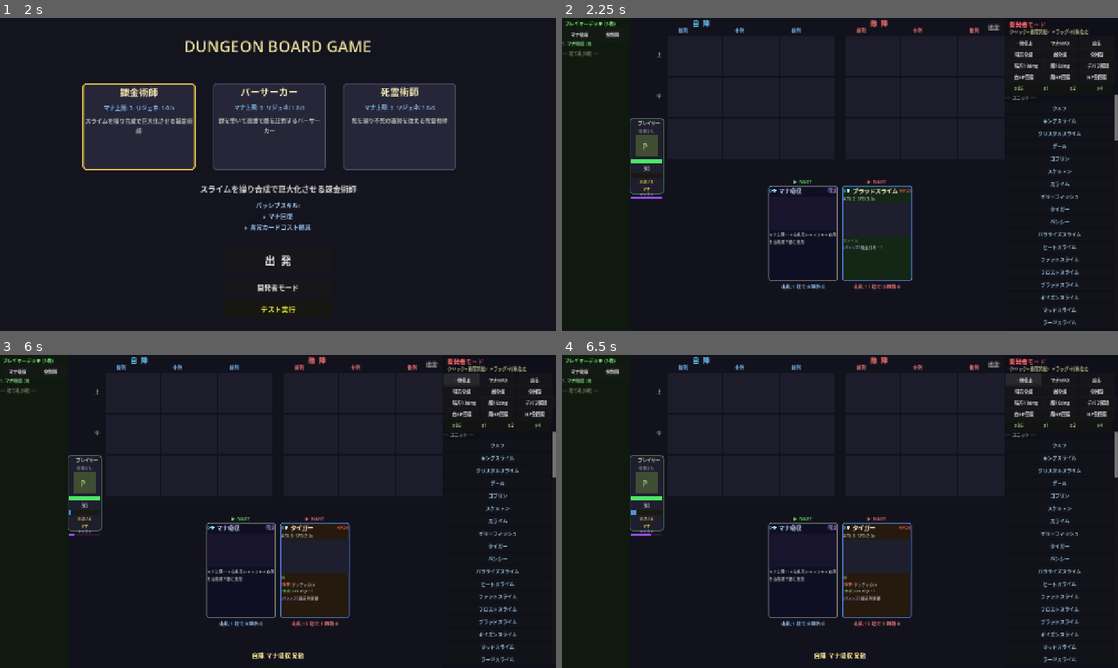
Above: before the commit, frames 1-4 (two rows, left to right).
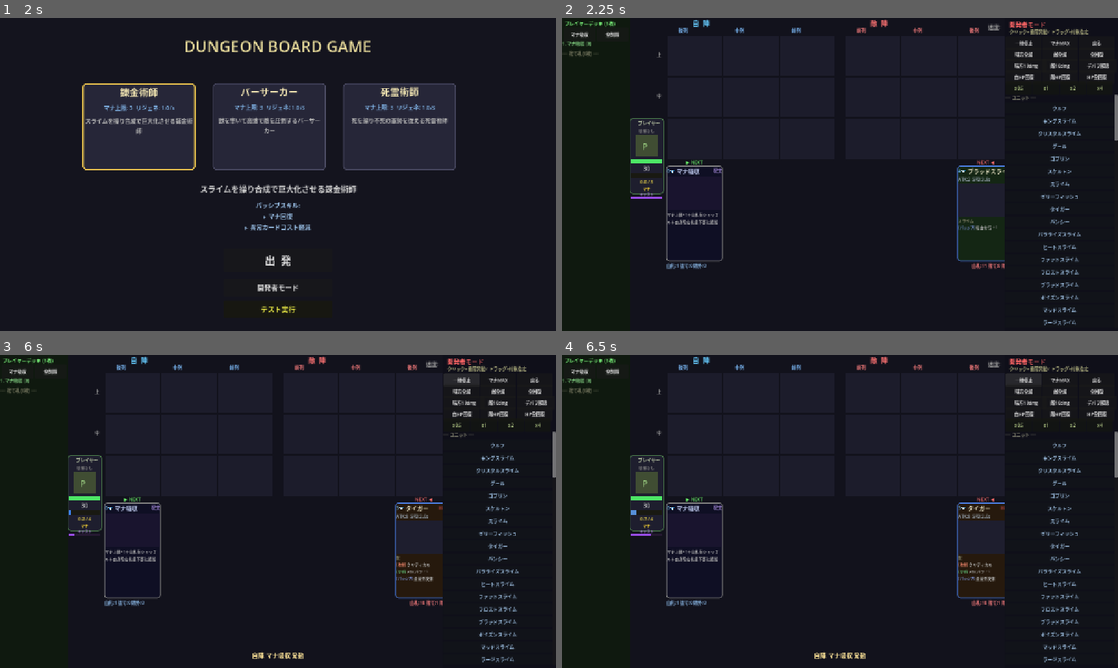
Above: after the commit, the same moments.

Repository: kazumak334-create/dungeon-board-game
Game: Godot game, scene res://scenes/Title.tscn
The game is run twice, just before and just after one commit, with the same random seed, the same clock (stepped at 60 frames per second) and the same inputs.
Inputs:
- Up to frame 1 (2 s): click "出 発" at 0.5 s; click "← 戻る" at 1.25 s
- Up to frame 2 (2.25 s): click "開発者モード" at 2 s
- Up to frame 3 (6 s): click "x1" at 2.75 s; click "x2" at 3.5 s; click "x4" at 4.25 s; click "⏸ 一時停止" at 5 s; click "一時停止" at 5.75 s
- Up to frame 4 (6.5 s): no input

Frame 1 is identical in both runs. In frame 2, 2.5% of the frame differs, in the area x 18-80%, y 45-87%; in frame 3, 2.6%; in frame 4, 2.6%.

Commit message:
fix: キューカードを盤面後列X座標に揃える+カード幅をCELL_Wに統一
- 自キュー左端 = 自陣後列左端（垂直に揃う）
- 敵キュー右端 = 敵陣後列右端（垂直に揃う）
- カード幅を160px固定→CELL_W(130px)に変更
- デッキ情報ラベルをキュー3枚分の幅に拡張
- テスト1775件全パス

Co-Authored-By: Claude Opus 4.6 (1M context) <noreply@anthropic.com>

Diff:
--- a/scripts/GameUIQueue.gd
+++ b/scripts/GameUIQueue.gd
@@ -113,73 +113,70 @@
 	_build_card_queue_ui()
 
 func _build_card_queue_ui() -> void:
-	# ④ 左右完全ミラー配置
-	# ⑥ 1stカード上部に「▶ NEXT」ラベル
-	# 山札/捨て/除外をカード下部に表示（独立パネル廃止）
-	var queue_y: int = main.BOARD_TOP + 3 * main.CELL_H + 20 + 40
-	var card_w: float = 160.0
+	# キュー3枚を盤面後列のX座標に揃える
+	var cell_w: float = main.CELL_W
+	var queue_y: int = main.BOARD_TOP + 3 * main.CELL_H + 15
 	var card_h: float = 220.0
-	var gap: float = 10.0
-	var center_x: float = 640.0
-	var deck_label_h: float = 18.0  # カード下部デッキ情報ラベル高さ
-
-	# ④ ミラー座標計算
-	# 自分側: 中央左に1stカード
-	var self_1st_x: float = center_x - gap / 2.0 - card_w
-	# 敵側: 中央右に1stカード（完全ミラー）
-	var enemy_1st_x: float = center_x + gap / 2.0
-
-	# ---- 自分側 1stカード「▶ NEXT」ラベル ----
+
+	# 自陣後列左端 = _cell_x(0, 0)
+	var self_back_x: float = main.CENTER_X - main.GAP / 2.0 - 3 * cell_w
+	# 敵陣後列右端 = _cell_x(1, 2) + CELL_W
+	var enemy_back_right: float = main.CENTER_X + main.GAP / 2.0 + 3 * cell_w
+
+	# 自キュー: 左端を自陣後列に揃える（Q1=後列, Q2=中列, Q3=前列位置）
+	# 敵キュー: 右端を敵陣後列に揃える（Q1=後列位置, Q2=中列, Q3=前列）
+
+	# ---- 自分側 NEXTラベル ----
 	var self_next_label := Label.new()
 	self_next_label.text = "▶ NEXT"
-	self_next_label.position = Vector2(self_1st_x, queue_y - 18)
-	self_next_label.size = Vector2(card_w, 16)
+	self_next_label.position = Vector2(self_back_x, queue_y - 16)
+	self_next_label.size = Vector2(cell_w, 14)
 	self_next_label.horizontal_alignment = HORIZONTAL_ALIGNMENT_CENTER
-	self_next_label.add_theme_font_size_override("font_size", 12)
+	self_next_label.add_theme_font_size_override("font_size", 11)
 	self_next_label.add_theme_color_override("font_color", Color(0.4, 0.9, 0.4))
 	main.add_child(self_next_label)
 
-	# ---- 自分1stカード配置親（160x220） ----
+	# ---- 自分1stカード（後列位置） ----
 	var self_card_holder := Control.new()
-	self_card_holder.position = Vector2(self_1st_x, queue_y)
-	self_card_holder.custom_minimum_size = Vector2(card_w, card_h)
-	self_card_holder.size = Vector2(card_w, card_h)
+	self_card_holder.position = Vector2(self_back_x, queue_y)
+	self_card_holder.custom_minimum_size = Vector2(cell_w, card_h)
+	self_card_holder.size = Vector2(cell_w, card_h)
 	main.add_child(self_card_holder)
 	_queue_card_parent_self = self_card_holder
 
-	# ---- 自分側デッキ情報ラベル（カード直下） ----
+	# ---- 自分側デッキ情報（カード直下） ----
 	_queue_self_deck_label = Label.new()
-	_queue_self_deck_label.position = Vector2(self_1st_x, queue_y + card_h + 4)
-	_queue_self_deck_label.size = Vector2(card_w, deck_label_h)
-	_queue_self_deck_label.horizontal_alignment = HORIZONTAL_ALIGNMENT_CENTER
-	_queue_self_deck_label.add_theme_font_size_override("font_size", 11)
+	_queue_self_deck_label.position = Vector2(self_back_x, queue_y + card_h + 2)
+	_queue_self_deck_label.size = Vector2(cell_w * 3, 16)
+	_queue_self_deck_label.add_theme_font_size_override("font_size", 10)
 	_queue_self_deck_label.add_theme_color_override("font_color", Color(0.6, 0.8, 1.0))
 	main.add_child(_queue_self_deck_label)
 
-	# ---- 敵側 1stカード「▶ NEXT」ラベル ----
+	# ---- 敵側 NEXTラベル ----
+	var enemy_1st_x: float = enemy_back_right - cell_w  # 敵Q1は後列位置（右端から1枚分左）
 	var enemy_next_label := Label.new()
-	enemy_next_label.text = "▶ NEXT"
-	enemy_next_label.position = Vector2(enemy_1st_x, queue_y - 18)
-	enemy_next_label.size = Vector2(card_w, 16)
+	enemy_next_label.text = "NEXT ◀"
+	enemy_next_label.position = Vector2(enemy_1st_x, queue_y - 16)
+	enemy_next_label.size = Vector2(cell_w, 14)
 	enemy_next_label.horizontal_alignment = HORIZONTAL_ALIGNMENT_CENTER
-	enemy_next_label.add_theme_font_size_override("font_size", 12)
+	enemy_next_label.add_theme_font_size_override("font_size", 11)
 	enemy_next_label.add_theme_color_override("font_color", Color(0.9, 0.4, 0.4))
 	main.add_child(enemy_next_label)
 
-	# ---- 敵1stカード配置親 ----
+	# ---- 敵1stカード（後列位置） ----
 	var enemy_card_holder := Control.new()
 	enemy_card_holder.position = Vector2(enemy_1st_x, queue_y)
-	enemy_card_holder.custom_minimum_size = Vector2(card_w, card_h)
-	enemy_card_holder.size = Vector2(card_w, card_h)
+	enemy_card_holder.custom_minimum_size = Vector2(cell_w, card_h)
+	enemy_card_holder.size = Vector2(cell_w, card_h)
 	main.add_child(enemy_card_holder)
 	_queue_card_parent_enemy = enemy_card_holder
 
-	# ---- 敵側デッキ情報ラベル（カード直下） ----
+	# ---- 敵側デッキ情報（カード直下） ----
 	_queue_enemy_deck_label = Label.new()
-	_queue_enemy_deck_label.position = Vector2(enemy_1st_x, queue_y + card_h + 4)
-	_queue_enemy_deck_label.size = Vector2(card_w, deck_label_h)
-	_queue_enemy_deck_label.horizontal_alignment = HORIZONTAL_ALIGNMENT_CENTER
-	_queue_enemy_deck_label.add_theme_font_size_override("font_size", 11)
+	_queue_enemy_deck_label.position = Vector2(enemy_back_right - cell_w * 3, queue_y + card_h + 2)
+	_queue_enemy_deck_label.size = Vector2(cell_w * 3, 16)
+	_queue_enemy_deck_label.horizontal_alignment = HORIZONTAL_ALIGNMENT_RIGHT
+	_queue_enemy_deck_label.add_theme_font_size_override("font_size", 10)
 	_queue_enemy_deck_label.add_theme_color_override("font_color", Color(1.0, 0.5, 0.5))
 	main.add_child(_queue_enemy_deck_label)
 
@@ -215,14 +212,14 @@
 	var CardUI = load("res://scripts/CardUIComponent.gd")
 	if next.card_type == "unit":
 		var unit_def: Dictionary = CardDB.UNITS.get(next.unit_name, {})
-		_queue_card_self = CardUI.create_unit_card(next.unit_name, unit_def, 160.0, 220.0)
+		_queue_card_self = CardUI.create_unit_card(next.unit_name, unit_def, float(main.CELL_W), 220.0)
 	else:
 		var spell_def: Dictionary = CardDB.SPELLS.get(next.unit_name, {})
 		if spell_def.is_empty():
 			spell_def = CardDB.STATUS_SPELLS.get(next.unit_name, {})
 		if spell_def.is_empty():
 			spell_def = CardDB.SYSTEM_SPELLS.get(next.unit_name, {})
-		_queue_card_self = CardUI.create_spell_card(next.unit_name, spell_def, 160.0, 220.0)
+		_queue_card_self = CardUI.create_spell_card(next.unit_name, spell_def, float(main.CELL_W), 220.0)
 	_queue_card_self.position = Vector2(0, 0)
 	_queue_card_parent_self.add_child(_queue_card_self)
 
@@ -237,14 +234,14 @@
 	var CardUI = load("res://scripts/CardUIComponent.gd")
 	if enemy_next.card_type == "unit":
 		var unit_def: Dictionary = CardDB.UNITS.get(enemy_next.unit_name, {})
-		_queue_card_enemy = CardUI.create_unit_card(enemy_next.unit_name, unit_def, 160.0, 220.0)
+		_queue_card_enemy = CardUI.create_unit_card(enemy_next.unit_name, unit_def, float(main.CELL_W), 220.0)
 	else:
 		var spell_def: Dictionary = CardDB.SPELLS.get(enemy_next.unit_name, {})
 		if spell_def.is_empty():
 			spell_def = CardDB.STATUS_SPELLS.get(enemy_next.unit_name, {})
 		if spell_def.is_empty():
 			spell_def = CardDB.SYSTEM_SPELLS.get(enemy_next.unit_name, {})
-		_queue_card_enemy = CardUI.create_spell_card(enemy_next.unit_name, spell_def, 160.0, 220.0)
+		_queue_card_enemy = CardUI.create_spell_card(enemy_next.unit_name, spell_def, float(main.CELL_W), 220.0)
 	_queue_card_enemy.position = Vector2(0, 0)
 	_queue_card_parent_enemy.add_child(_queue_card_enemy)
 
